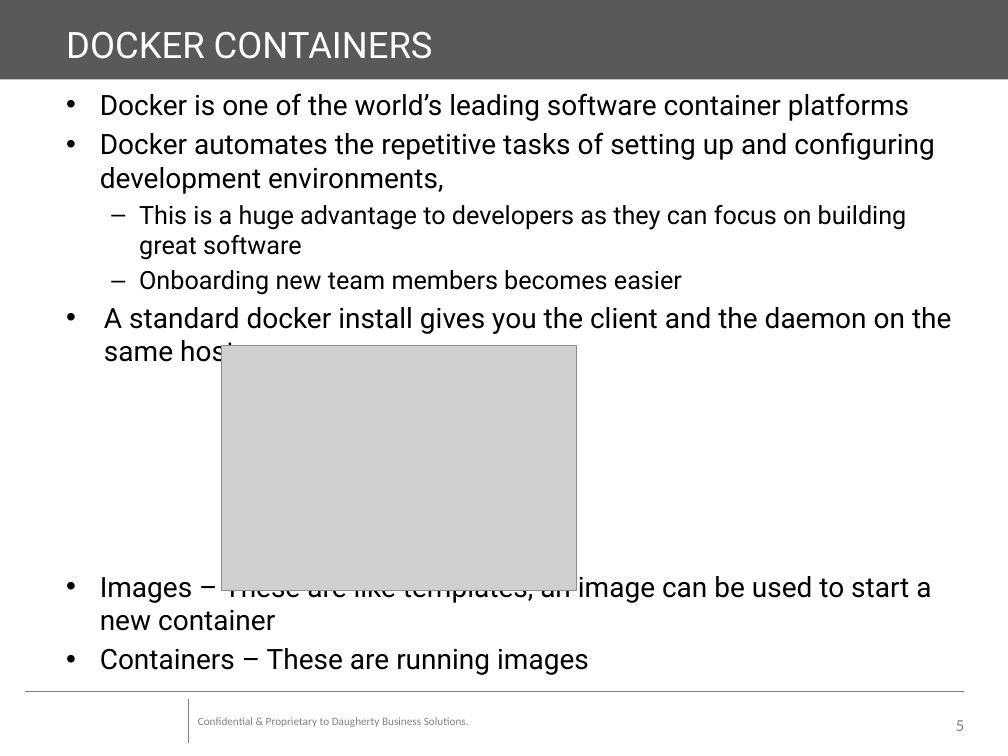
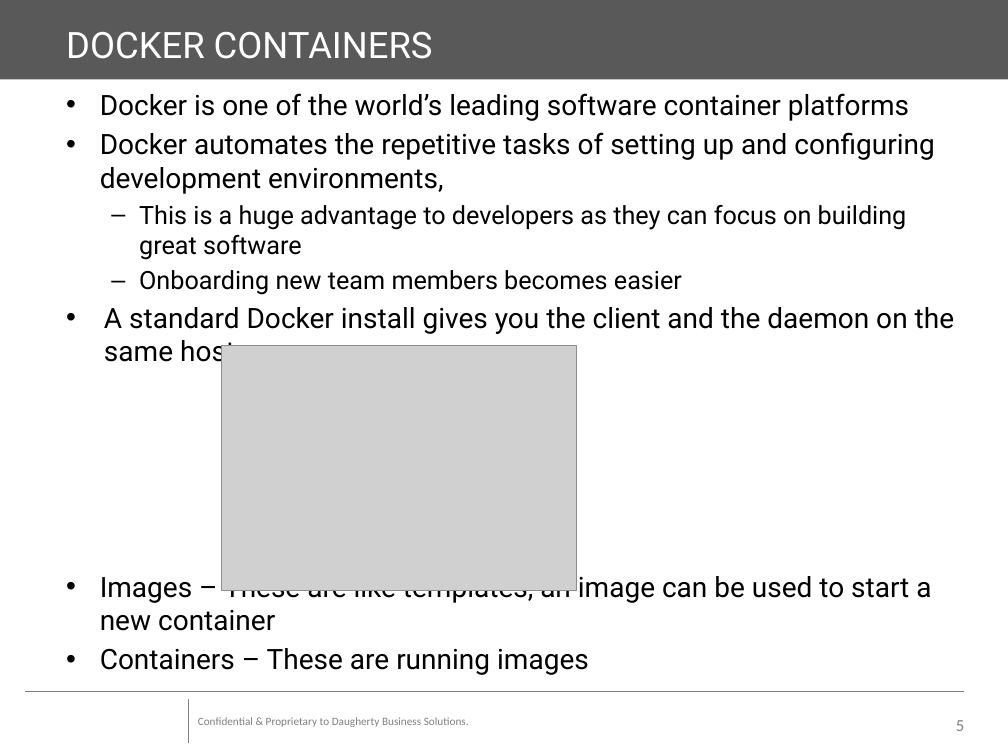
Before and after one commit to vedulasharma/CloudBootcamp, a slide deck: slide 5 of Docker/Docker.pptx. Drawn at 1008x756 pixels with LibreOffice and Linux fonts; fonts in the diff are those of the drawing; grey boxes stand for pictures; background and template pictures are left out. Boxes give left, top, right and bottom in pixels: in the first picture for what was removed or moved away, otherwise in the second. Text is boxed around its words. In the diff, an @@ line names an element or a change of style, - is before the commit and + after.

Commit message:
Updated Docker deck

```diff
--- a/Docker/Docker.pptx
+++ b/Docker/Docker.pptx
@@ text at (x1=104, y1=307, x2=954, y2=369): text changed @@
-  • A standard docker install gives you the client and the daemon on the same host
+  • A standard Docker install gives you the client and the daemon on the same host
```
Also in this commit, not shown: 3 other slides changed, 1 slide added.
